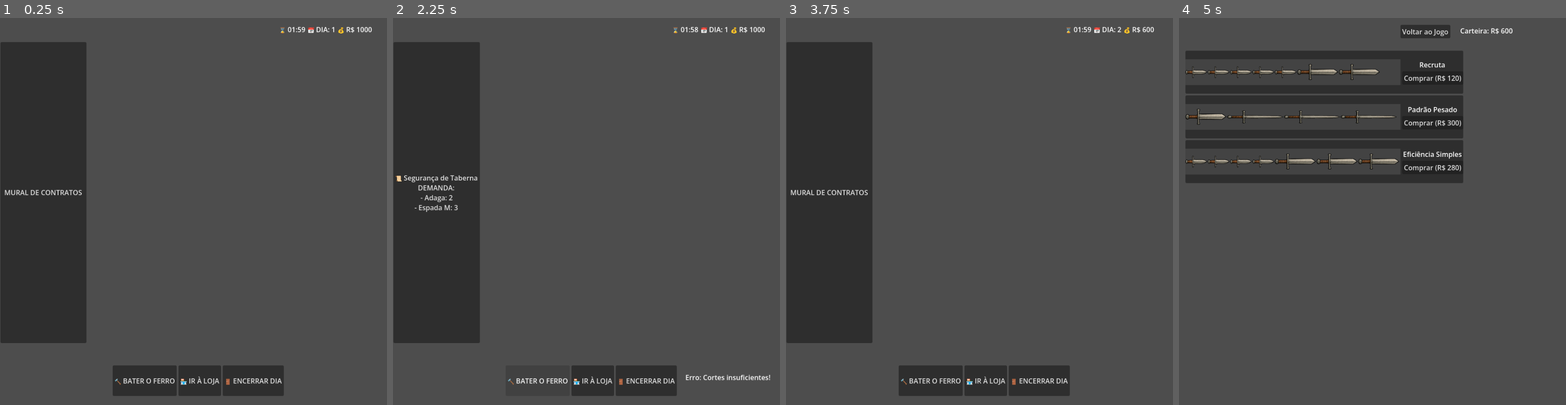
Above: before the commit, frames 1-4 (left to right).
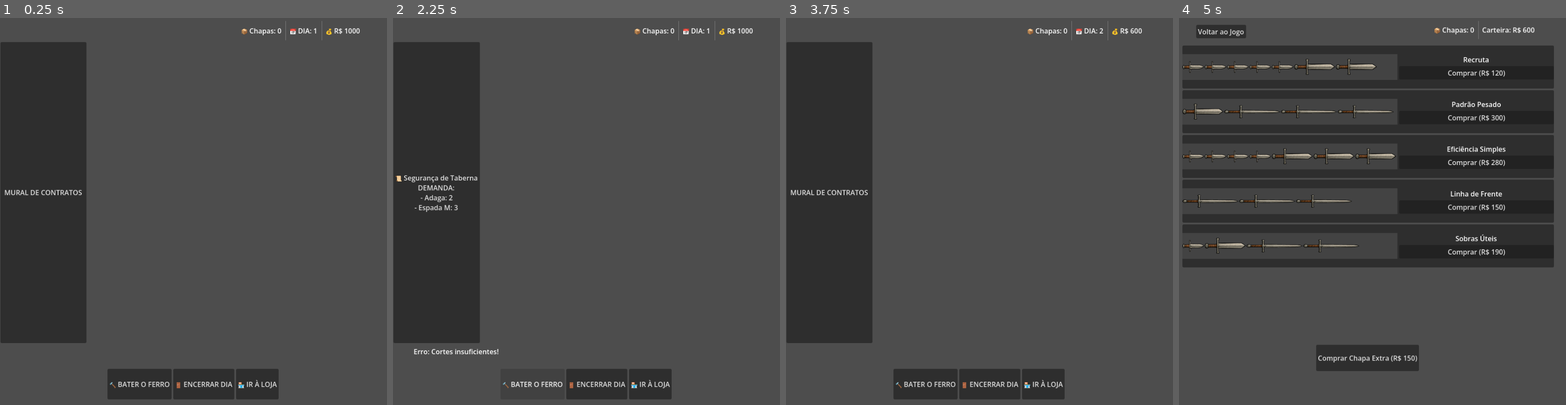
Above: after the commit, the same moments.

Repository: VitaumOS/Jogo_IC-Godot
Game: Godot game, scene res://scene/Cena_1.tscn
The game is run twice, just before and just after one commit, with the same random seed, the same clock (stepped at 60 frames per second) and the same inputs.
Inputs:
- Up to frame 1 (0.25 s): no input
- Up to frame 2 (2.25 s): click "MURAL DE CONTRATOS" at 0.5 s; click "Aceitar Contrato" at 1.25 s; click "🔨 BATER O FERRO" at 2 s
- Up to frame 3 (3.75 s): click "🚪 ENCERRAR DIA" at 2.75 s; click "Encerrar Dia e Dormir" at 3.5 s
- Up to frame 4 (5 s): click "🏪 IR À LOJA" at 4.25 s

The runs differ from the first frame. In frame 1, 1.8% of the frame differs, in the area x 27-97%, y 0-99%; in frame 2, 1.8%; in frame 3, 1.8%; in frame 4, 30%, in the area x 0-97%, y 0-92%.

Commit message:
Atualização foda
Tô aprendendo mais coisas da GODOT que tão sendo mto mais intuitivas. Tô bem mais confiante em relação ao jogo agora. Amanhã eu vou ter uma versão bem mais bonitinha pra mostrar

Diff:
--- a/data_json/padroes.json
+++ b/data_json/padroes.json
@@ -1,6 +1,6 @@
 {
   "padroes": [
-    { "dia_minimo": 1, "nome": "Lote de Adagas", "composicao": [10, 0, 0, 0, 0, 0], "preco": 100 },
+    { "dia_minimo": 1, "nome": "Lote de Adagas", "composicao": [9, 0, 0, 0, 0, 0], "preco": 100 },
     { "dia_minimo": 1, "nome": "Trio de Espadas M", "composicao": [1, 4, 0, 0, 0, 0], "preco": 180 },
     { "dia_minimo": 1, "nome": "Combo Inicial", "composicao": [2, 2, 1, 0, 0, 0], "preco": 220 },
     { "dia_minimo": 1, "nome": "Linha de Frente", "composicao": [0, 0, 3, 0, 0, 0], "preco": 150 },
--- a/scene/Cena_1.tscn
+++ b/scene/Cena_1.tscn
@@ -18,14 +18,14 @@
 
 [node name="FeedbackLabel" type="Label" parent="UI" unique_id=2041737914]
 anchors_preset = -1
-anchor_left = 11.7288885
+anchor_left = 11.4
 anchor_top = 4.3
-anchor_right = 11.897778
+anchor_right = 12.28
 anchor_bottom = 4.318889
-offset_left = -9876.0
-offset_top = -3046.0002
-offset_right = -9836.0
-offset_bottom = -3023.0002
+offset_left = -10212.0
+offset_top = -3106.0002
+offset_right = -10172.0
+offset_bottom = -3083.0002
 metadata/_edit_use_anchors_ = true
 
 [node name="AvailablePiecesVBox" type="VBoxContainer" parent="UI" unique_id=189371943]
@@ -45,25 +45,36 @@
 offset_bottom = 53.0
 
 [node name="Topo" type="HBoxContainer" parent="UI" unique_id=686192741]
-offset_left = 649.0
-offset_top = 5.0
-offset_right = 895.0
-offset_bottom = 48.0
+offset_left = 560.0
+offset_top = 8.0
+offset_right = 868.0
+offset_bottom = 51.0
 
-[node name="TimerPanel" type="Label" parent="UI/Topo" unique_id=441350416]
+[node name="LabelQuantidade" type="Label" parent="UI/Topo" unique_id=1382755545]
+layout_mode = 2
+text = "📦 Chapas: %d"
+
+[node name="VSeparator" type="VSeparator" parent="UI/Topo" unique_id=1558154562]
+custom_minimum_size = Vector2(10.885, 7.925)
 layout_mode = 2
 
 [node name="DiaPanel" type="Label" parent="UI/Topo" unique_id=1964791292]
 layout_mode = 2
+text = "📅 DIA: %d"
+
+[node name="VSeparator2" type="VSeparator" parent="UI/Topo" unique_id=595437555]
+custom_minimum_size = Vector2(10.885, 7.925)
+layout_mode = 2
 
 [node name="DinheiroPanel" type="Label" parent="UI/Topo" unique_id=725101515]
 layout_mode = 2
+text = "💰 R$ %d"
 
 [node name="CorpoCentral" type="HBoxContainer" parent="UI" unique_id=1861903148]
 offset_left = 1.0
 offset_top = 56.0
-offset_right = 948.0
-offset_bottom = 562.0
+offset_right = 944.0
+offset_bottom = 756.0
 
 [node name="LadoEsquerdo" type="MarginContainer" parent="UI/CorpoCentral" unique_id=387953885]
 layout_mode = 2
@@ -71,6 +82,7 @@
 [node name="BotaoContratoGrande" type="Button" parent="UI/CorpoCentral/LadoEsquerdo" unique_id=2038583882]
 custom_minimum_size = Vector2(200, 600)
 layout_mode = 2
+text = "MURAL DE CONTRATOS"
 
 [node name="LadoDireito" type="VBoxContainer" parent="UI/CorpoCentral" unique_id=2131989489]
 layout_mode = 2
@@ -84,16 +96,20 @@
 layout_mode = 2
 
 [node name="Rodape" type="HBoxContainer" parent="UI" unique_id=205919892]
-offset_left = 262.0
-offset_top = 808.0
-offset_right = 378.0
-offset_bottom = 879.0
+offset_left = 224.0
+offset_top = 816.0
+offset_right = 675.0
+offset_bottom = 887.0
+alignment = 1
 
 [node name="BtnResolver" type="Button" parent="UI/Rodape" unique_id=827788209]
 layout_mode = 2
+text = "🔨 BATER O FERRO"
+
+[node name="BtnSair" type="Button" parent="UI/Rodape" unique_id=1780927715]
+layout_mode = 2
+text = "🚪 ENCERRAR DIA"
 
 [node name="BtnLoja" type="Button" parent="UI/Rodape" unique_id=493769893]
 layout_mode = 2
-
-[node name="BtnSair" type="Button" parent="UI/Rodape" unique_id=1780927715]
-layout_mode = 2
+text = "🏪 IR À LOJA"
--- a/scene/Cena_Loja.tscn
+++ b/scene/Cena_Loja.tscn
@@ -11,49 +11,38 @@
 
 [node name="UI" type="Control" parent="." unique_id=2051966678]
 anchors_preset = 0
-offset_left = 14.0
-offset_top = 19.0
-offset_right = 54.0
-offset_bottom = 59.0
-
-[node name="LabelDinheiro" type="Label" parent="UI" unique_id=1041009093]
-layout_mode = 1
-anchors_preset = -1
-anchor_left = -0.2
-anchor_top = -0.2
-anchor_right = -0.2
-anchor_bottom = -0.2
-offset_left = 648.0
-offset_top = 7.0
-offset_right = 688.0
-offset_bottom = 30.0
+offset_left = 8.0
+offset_top = 8.0
+offset_right = 8.0
+offset_bottom = 8.0
 
 [node name="LabelFeedback" type="Label" parent="UI" unique_id=1725209788]
 layout_mode = 0
-offset_left = -8.0
-offset_top = 479.0
-offset_right = 32.0
-offset_bottom = 502.0
+offset_left = 376.0
+offset_top = 752.0
+offset_right = 416.0
+offset_bottom = 775.0
 
 [node name="ScrollContainer" type="Control" parent="UI" unique_id=1622795760]
 layout_mode = 1
-anchor_left = -0.35000002
-anchor_top = -0.47400004
-anchor_right = -0.35000002
-anchor_bottom = -0.47400004
-offset_left = -181.0
-offset_top = 79.96
-offset_right = -116.0
-offset_bottom = 109.96
+offset_left = -200.0
+offset_top = 56.0
+offset_right = -56.0
+offset_bottom = 208.0
 grow_horizontal = 0
 grow_vertical = 0
 
 [node name="VBoxItens" type="VBoxContainer" parent="UI/ScrollContainer" unique_id=952896832]
-layout_mode = 0
-offset_left = 196.0
-offset_top = -4.0
-offset_right = 246.0
-offset_bottom = 43.0
+layout_mode = 1
+anchors_preset = -1
+anchor_left = 1.3610001
+anchor_top = -0.026
+anchor_right = 1.3610001
+anchor_bottom = -0.026
+offset_left = 4.015991
+offset_top = 3.9520001
+offset_right = 868.016
+offset_bottom = 571.952
 
 [node name="Container_Opcoes" type="VBoxContainer" parent="UI" unique_id=407412559]
 layout_mode = 1
@@ -62,7 +51,43 @@
 anchor_top = 0.135
 anchor_right = 2.0700002
 anchor_bottom = 0.135
-offset_left = 418.2
-offset_top = -8.4
-offset_right = 457.2
-offset_bottom = 30.6
+offset_left = 32.0
+offset_top = 8.0
+offset_right = 71.0
+offset_bottom = 47.0
+
+[node name="PainelChapas" type="Node2D" parent="UI" unique_id=687913666]
+
+[node name="BtnComprarChapa" type="Button" parent="UI/PainelChapas" unique_id=1530258108]
+anchors_preset = 8
+anchor_left = 0.5
+anchor_top = 0.5
+anchor_right = 0.5
+anchor_bottom = 0.5
+offset_left = 312.0
+offset_top = 752.0
+offset_right = 548.0
+offset_bottom = 813.0
+grow_horizontal = 2
+grow_vertical = 2
+text = "Comprar Chapa Extra (R$ %d)"
+icon_alignment = 1
+vertical_icon_alignment = 2
+
+[node name="HBoxContainer" type="HBoxContainer" parent="UI" unique_id=1601850019]
+layout_mode = 0
+offset_left = 584.0
+offset_right = 840.0
+offset_bottom = 40.0
+
+[node name="LabelQuantidade" type="Label" parent="UI/HBoxContainer" unique_id=527180709]
+layout_mode = 2
+text = "📦 Chapas: %d"
+
+[node name="VSeparator" type="VSeparator" parent="UI/HBoxContainer" unique_id=2009678965]
+custom_minimum_size = Vector2(10.885, 7.925)
+layout_mode = 2
+
+[node name="LabelDinheiro" type="Label" parent="UI/HBoxContainer" unique_id=1041009093]
+layout_mode = 2
+text = "Carteira: R$"
--- a/scene/Cena_contratos.tscn
+++ b/scene/Cena_contratos.tscn
@@ -16,16 +16,17 @@
 
 [node name="LabelDinheiro" type="Label" parent="UI" unique_id=1563394821]
 layout_mode = 0
-offset_left = 615.0
-offset_top = 21.0
-offset_right = 655.0
-offset_bottom = 44.0
+offset_left = 704.0
+offset_top = 24.0
+offset_right = 840.0
+offset_bottom = 47.0
+text = "Carteira: R$ %d"
 
 [node name="ScrollContainer" type="ScrollContainer" parent="UI" unique_id=570385356]
 layout_mode = 0
 offset_left = 28.0
 offset_top = 56.0
-offset_right = 756.0
+offset_right = 864.0
 offset_bottom = 860.0
 
 [node name="VBoxContratos" type="VBoxContainer" parent="UI/ScrollContainer" unique_id=1797218846]
--- a/scene/Forja_Ritmo.tscn
+++ b/scene/Forja_Ritmo.tscn
@@ -6,27 +6,31 @@
 script = ExtResource("1_1oy20")
 
 [node name="Esteira" type="ColorRect" parent="." unique_id=868272621]
-offset_left = 29.0
-offset_top = 470.0
-offset_right = 69.0
-offset_bottom = 510.0
+offset_left = -2.0
+offset_top = 434.0
+offset_right = 902.0
+offset_bottom = 484.0
 
 [node name="AreaAlvo" type="Panel" parent="." unique_id=1347860911]
-offset_left = -10.0
-offset_top = 7.0
-offset_right = 30.0
-offset_bottom = 47.0
+offset_left = 450.0
+offset_top = 450.0
+offset_right = 490.0
+offset_bottom = 490.0
 
 [node name="ArmasContainer" type="Node2D" parent="." unique_id=1822504001]
 
 [node name="FeedbackLabel" type="Label" parent="." unique_id=1915888874]
-offset_left = -14.0
-offset_top = 7.0
-offset_right = 26.0
-offset_bottom = 30.0
+offset_left = 296.0
+offset_top = 192.0
+offset_right = 579.0
+offset_bottom = 278.0
+theme_override_font_sizes/font_size = 62
+text = "Prepare-se!"
+horizontal_alignment = 1
+vertical_alignment = 1
 
 [node name="BotoesGuia" type="HBoxContainer" parent="." unique_id=1619626118]
-offset_left = -18.0
-offset_top = 8.0
-offset_right = 22.0
-offset_bottom = 48.0
+offset_left = 127.0
+offset_top = 153.0
+offset_right = 167.0
+offset_bottom = 193.0
--- a/script/Forja_Ritmo.gd
+++ b/script/Forja_Ritmo.gd
@@ -13,13 +13,10 @@
 var CENTRO_TELA = Vector2(450, 450)
 
 func _ready():
-	# Pegamos a lista que a Main deixou no Global
 	var lista_nomes = Global.armas_na_esteira_atual
 	total_pecas = lista_nomes.size()
-	area_alvo.position = CENTRO_TELA
+	area_alvo.position = Vector2(450, 380)
 
-	feedback_label.position = Vector2(450, 300) # Feedback acima do centro
-	esteira.custom_minimum_size = Vector2(900,300)
 
 	if total_pecas == 0:
 		get_tree().change_scene_to_file("res://scene/Main.tscn")
@@ -29,12 +26,10 @@
 		var nome = lista_nomes[i]
 		var sprite = Sprite2D.new()
 
-		# Busca a textura no Global
 		var dados = Global.pecas_disponiveis.filter(func(p): return p.nome == nome)[0]
 		sprite.texture = load(dados.caminho_textura)
 
-		# Posição: Espaçadas horizontalmente
-		sprite.position = Vector2(1000 + (i * 300), area_alvo.position.y)
+		sprite.position = Vector2(1000 + (i * 300), esteira.position.y+25)
 
 		# Configura Tecla WASD
 		var tecla_sorteada = teclas[randi() % teclas.size()]
@@ -77,9 +72,11 @@
 			if arma.get_meta("tecla") == tecla:
 				acertos += 1
 				feedback_label.text = "PERFEITO!"
+				feedback_label.modulate = Color.GREEN
 				_remover_arma(arma, true)
 			else:
 				feedback_label.text = "ERROU A TECLA!"
+				feedback_label.modulate = Color.RED
 				_remover_arma(arma, false)
 			return
 
--- a/script/Loja.gd
+++ b/script/Loja.gd
@@ -5,10 +5,12 @@
 ## Cena do botão customizado vinda do Inspector
 @export var cena_botao_ui: PackedScene
 
-@onready var label_dinheiro = $UI/LabelDinheiro
+@onready var label_dinheiro = $UI/HBoxContainer/LabelDinheiro
 @onready var container_itens = $UI/ScrollContainer/VBoxItens
 @onready var container_opcoes: VBoxContainer = $UI/Container_Opcoes
 @onready var label_feedback = $UI/LabelFeedback
+@onready var lbl_estoque_chapas = $UI/HBoxContainer/LabelQuantidade
+@onready var btn_comprar_chapa = $UI/PainelChapas/BtnComprarChapa
 
 ## Lista de padrões inicialmente disponíveis
 var catalogo_loja = []
@@ -18,6 +20,26 @@
 	_atualizar_ui_dinheiro()
 	_gerar_itens_loja()
 	_configurar_botoes()
+	_configurar_compra_chapa()
+	_atualizar_display_chapas()
+
+func _configurar_compra_chapa():
+	btn_comprar_chapa.text = "Comprar Chapa Extra (R$ %d)" % Global.preco_chapa_extra
+	if not btn_comprar_chapa.pressed.is_connected(_comprar_chapa_extra):
+		btn_comprar_chapa.pressed.connect(_comprar_chapa_extra)
+
+func _comprar_chapa_extra():
+	if Global.dinheiro >= Global.preco_chapa_extra:
+		Global.dinheiro -= Global.preco_chapa_extra
+		Global.estoque_chapas_extras += 1
+		_atualizar_ui_dinheiro()
+		_atualizar_display_chapas()
+		label_feedback.text = "Chapa extra adquirida!"
+	else:
+		label_feedback.text = "Saldo insuficiente para chapa!"
+
+func _atualizar_display_chapas():
+	lbl_estoque_chapas.text = "📦 Chapas: %d" % Global.estoque_chapas_extras
 
 ## Configura botões de navegação usando a cena exportada
 func _configurar_botoes():
--- a/script/Main.gd
+++ b/script/Main.gd
@@ -5,11 +5,11 @@
 @export var cena_padrao_corte: PackedScene
 
 # Variáveis de Nodes
-@onready var label_timer = $UI/Topo/TimerPanel
 @onready var label_dia = $UI/Topo/DiaPanel
 @onready var label_dinheiro = $UI/Topo/DinheiroPanel
 @onready var btn_contrato_grande = $UI/CorpoCentral/LadoEsquerdo/BotaoContratoGrande
 @onready var vbox_padroes_lista = $UI/CorpoCentral/LadoDireito/ScrollContainer/PadraoCorteSalvo
+@onready var lbl_estoque_chapas = $UI/Topo/LabelQuantidade
 @onready var rotulo_feedback = $UI/FeedbackLabel
 @onready var btn_resolver = $UI/Rodape/BtnResolver
 @onready var btn_loja = $UI/Rodape/BtnLoja
@@ -42,12 +42,10 @@
 	if Global.ultimo_desempenho_ritmo >= 0:
 		_finalizar_logica_pulp()
 
-func _process(delta):
-	if Global.tempo_restante > 0:
-		Global.tempo_restante -= delta
-		_atualizar_ui_timer()
-	else:
-		get_tree().change_scene_to_file("res://scene/Cena_Resumo.tscn")
+# No Main.gd, dentro do seu _ready ou uma função de atualização de UI
+func _atualizar_display_estoque():
+	$UI/IconeChapa/LabelQtd.text = str(Global.estoque_chapas_extras)
+
 
 func _configurar_botoes_fixos():
 	btn_resolver.text = "🔨 BATER O FERRO"
@@ -69,14 +67,12 @@
 func _on_sair_pressed(): get_tree().change_scene_to_file("res://scene/Cena_Resumo.tscn")
 func _on_contrato_pressed(): get_tree().change_scene_to_file("res://scene/Cena_contratos.tscn")
 
-func _atualizar_ui_timer():
-	var min = int(Global.tempo_restante) / 60
-	var seg = int(Global.tempo_restante) % 60
-	label_timer.text = "⌛ %02d:%02d" % [min, seg]
+
 
 func _atualizar_ui_estatica():
 	label_dia.text = "📅 DIA: %d" % Global.dia_atual
 	label_dinheiro.text = "💰 R$ %d" % Global.dinheiro
+	lbl_estoque_chapas.text = "📦 Chapas: %d" % Global.estoque_chapas_extras
 
 func _atualizar_display_contrato():
 	if not Global.contrato_ativo:
@@ -208,27 +204,53 @@
 	for padrao in padroes_corte_salvos_valor:
 		args.append(str(padrao))
 
+	# 1. Verificar se o jogador tem chapas suficientes no estoque ANTES de processar
+	var z_user = Global.chapas_usadas_pelo_jogador
+
+	if Global.estoque_chapas_extras < z_user:
+		_atualizar_texto_resultado("FALHA: Você não tem chapas (estoque: %d) para produzir as %d unidades planejadas!" % [Global.estoque_chapas_extras, z_user])
+
+		_limpar_dados_transicao()
+		return
+
+	# 2. Executar o Solver Python (PuLP)
 	if OS.execute(PYTHON_PATH, args) == 0:
-		var res = JSON.parse_string(FileAccess.get_file_as_string(OUTPUT_FILE_NAME))
+		var arquivo = FileAccess.open(OUTPUT_FILE_NAME, FileAccess.READ)
+		var res = JSON.parse_string(arquivo.get_as_text())
+
 		if res and res.get("status") == "Optimal":
 			var z_pulp = res["chapas_usadas"]
-			var z_user = Global.chapas_usadas_pelo_jogador
-
+
+			# 3. Consumir as chapas do estoque global
+			Global.estoque_chapas_extras -= z_user
+
+			# 4. Validar critérios de sucesso (Matemática + Ritmo)
 			var otimizou = (z_user <= z_pulp)
-			var ritmo_perfeito = (Global.ultimo_desempenho_ritmo >= 1.0) # 100% de acertos
-
+			var ritmo_perfeito = (Global.ultimo_desempenho_ritmo >= 1.0)
+
+			# O Global decide o bônus financeiro
 			Global.completar_contrato(otimizou and ritmo_perfeito)
 
+			# 5. Feedback Visual
 			if otimizou and ritmo_perfeito:
-				_atualizar_texto_resultado("PERFEITO! Bônus de 20%%!")
-			else:
-				_atualizar_texto_resultado("Concluído. Gasto: %d | IA: %d" % [z_user, z_pulp])
-
-	# Resetar variáveis de transição
+				_atualizar_texto_resultado("PERFEITO! Matemática Otimizada e Forja Impecável (+20%%)")
+			elif !otimizou:
+				_atualizar_texto_resultado("CONCLUÍDO. Mas cuidado: você gastou %d chapas e a IA faria com %d." % [z_user, z_pulp])
+			elif !ritmo_perfeito:
+				_atualizar_texto_resultado("MATEMÁTICA OK, mas você errou batidas na forja. Sem bônus de qualidade.")
+		else:
+			_atualizar_texto_resultado("Erro: O Solver não encontrou solução.")
+
+	_limpar_dados_transicao()
+
+# Função auxiliar para manter o código limpo
+func _limpar_dados_transicao():
 	Global.armas_na_esteira_atual = []
 	Global.ultimo_desempenho_ritmo = -1.0
 	_atualizar_ui_estatica()
 	_atualizar_display_contrato()
+	# Se você tiver um ícone de estoque na Main, atualize-o aqui:
+	# label_estoque_main.text = str(Global.estoque_chapas_extras)
 
 func _atualizar_texto_resultado(msg: String):
 	rotulo_feedback.text = msg
--- a/script/global.gd
+++ b/script/global.gd
@@ -8,6 +8,8 @@
 var tempo_restante: float = 120.0
 const DURACAO_DIA = 120.0
 const CUSTO_DIARIO = 200 #Aluguel/Impostos
+var estoque_chapas_extras: int = 0
+var preco_chapa_extra: int = 150 # Defina o preço que desejar
 
 var armas_na_esteira_atual: Array = []
 var chapas_usadas_pelo_jogador: int = 0
@@ -33,6 +35,13 @@
 func _ready():
 	gerar_conteudo_do_dia()
 
+
+# Função para consumir a chapa
+func usar_chapa_extra():
+	if estoque_chapas_extras > 0:
+		estoque_chapas_extras -= 1
+		return true
+	return false
 ## Gera novos contratos e padrões aleatórios
 func gerar_conteudo_do_dia():
 	contratos_disponiveis.clear()
@@ -49,7 +58,7 @@
 		contratos_disponiveis.append(contratos_possiveis[i])
 
 	padroes_possiveis.shuffle()
-	for i in range(min(3, padroes_possiveis.size())):
+	for i in range(min(5, padroes_possiveis.size())):
 		padroes_na_loja.append(padroes_possiveis[i])
 
 ## Função auxiliar para ler qualquer arquivo JSON
